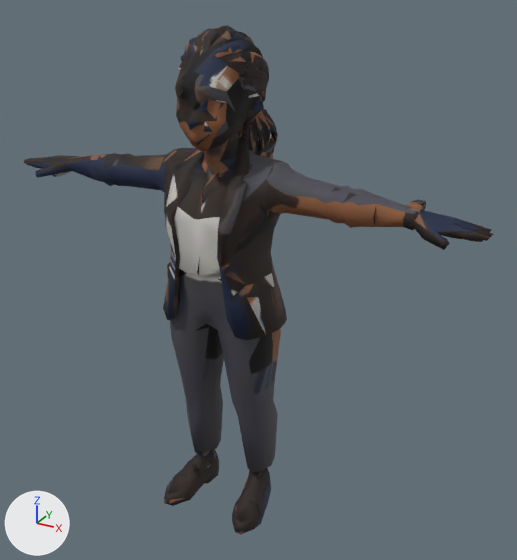
Before and after pictures for a commit that changed the glTF model public/models/people/blazer-woman.glb.
Both versions are drawn from a 50 mm lens placed at (1.173, -1.918, 1.856), pointed at (0.086, 0.058, 0.868). Every picture has the same lights, and +X, +Y and +Z are marked at lower left. The first picture is the older version. Where no turn or scale is listed for an object, it has been applied to the vertices. Vertices at exactly the same position are counted once.

Names of what the first picture shows: 'char1.001'.
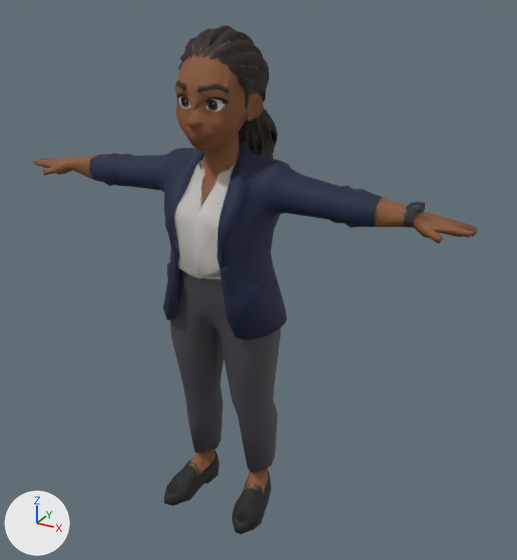
Diff of the bpy script that builds the scene:
```diff
--- a/public/models/people/blazer-woman.glb.py
+++ b/public/models/people/blazer-woman.glb.py
@@ me_char1_001 @@
 # used by ob_char1_001; location = (0.0, 0.0, 0.0)
-me_char1_001.from_pydata(...)  # 2201 vertices, 4497 faces; spans x -0.85..0.85, y -0.22..0.22, z 0.0..1.69
+me_char1_001.from_pydata(...)  # 2201 vertices, 4497 faces; spans x -0.81..0.81, y -0.22..0.22, z 0.0..1.69
+# me_char1_001 part 1: 15 vertices moved from x 0.61..0.83, y -0.05..0.02, z 1.17..1.24 to x 0.61..0.81, y -0.05..0.03, z 1.18..1.24; 68 vertices removed from x 0.61..0.85, y -0.1..0.05, z 1.15..1.24; 61 vertices added at x 0.61..0.81, y -0.08..0.05, z 1.16..1.24
+# me_char1_001 part 2: 35 vertices moved from x -0.85..-0.62, y -0.07..0.04, z 1.16..1.23 to x -0.81..-0.63, y -0.06..0.03, z 1.16..1.22; 33 vertices removed from x -0.85..-0.52, y -0.1..0.04, z 1.15..1.23; 25 vertices added at x -0.81..-0.52, y -0.08..0.04, z 1.16..1.23
+# me_char1_001 part 3: 8 vertices moved within x -0.12..-0.01, y 0.05..0.19, z 1.23..1.55; 5 vertices removed from x -0.09..0.27, y -0.07..0.15, z 1.26..1.66; 15 vertices added at x -0.09..0.28, y -0.09..0.22, z 1.25..1.66
+# me_char1_001 part 4: 4 vertices removed from x -0.05..0.15, y -0.17..-0.11, z 0.66..0.95; 8 vertices added at x -0.07..0.16, y -0.17..-0.11, z 0.63..0.95
+# me_char1_001 part 5: 3636 kept faces spanning x -0.81..0.78, y -0.22..0.22, z 0.0..1.69 get new texture (UV) coordinates
+# other edits to the shape of me_char1_001 do not show in these pictures
 me_char1_001.materials.append(mat_material_1_001)
```

Changed parts and their boxes (x1, y1, x2, y2) in the pictures (517 x 560 px; the box of a moved part takes in the faces that stretch with it):
'char1.001', reshaped
    before: (24, 25, 493, 534)
    after: (33, 25, 478, 534)
part 1 of me_char1_001, moved or reshaped
    before: (375, 200, 493, 250)
    after: (375, 201, 478, 244)
part 2 of me_char1_001, moved or reshaped
    before: (24, 154, 103, 182)
    after: (33, 154, 99, 178)
part 3 of me_char1_001, moved or reshaped (mostly hidden before)
    before: (185, 37, 331, 184)
    after: (185, 35, 335, 185)
part 4 of me_char1_001, moved or reshaped
    both: (179, 269, 263, 395)
part 5 of me_char1_001, surface changed
    before: (28, 28, 417, 534)
    after: (35, 28, 419, 534)
